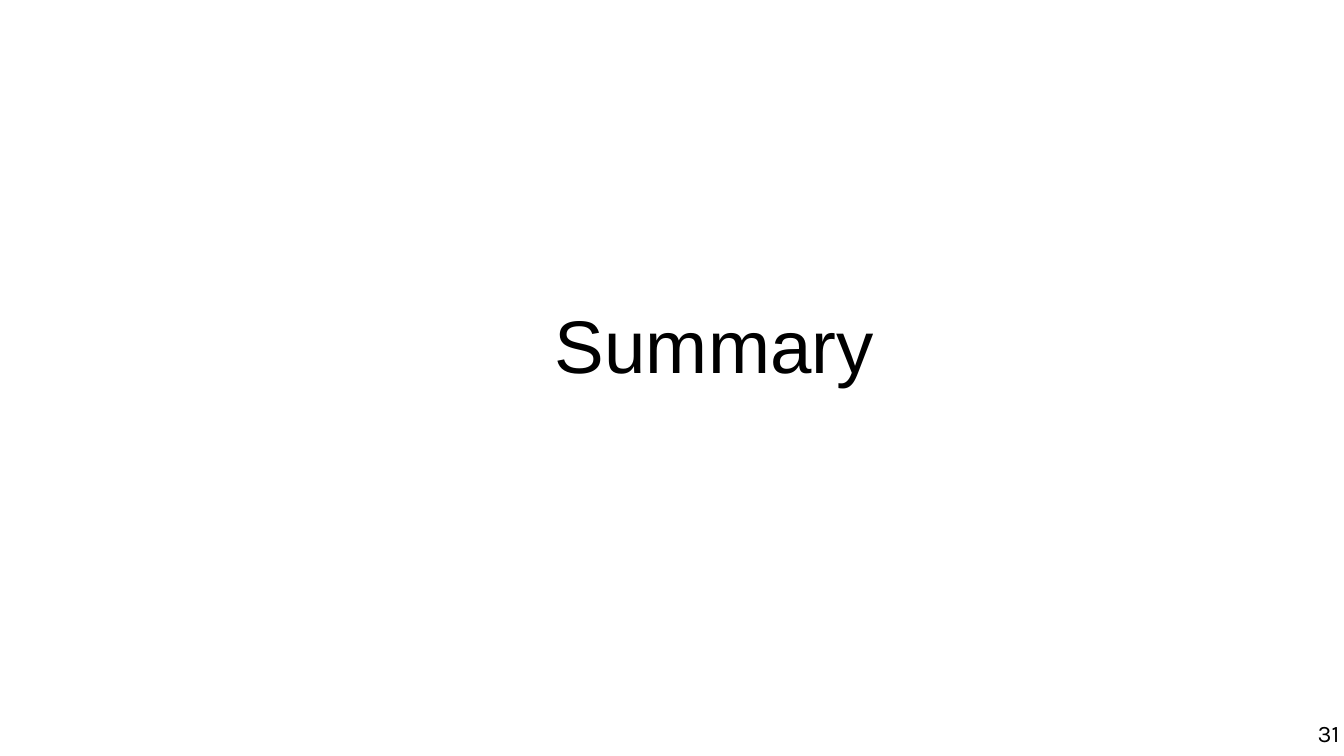
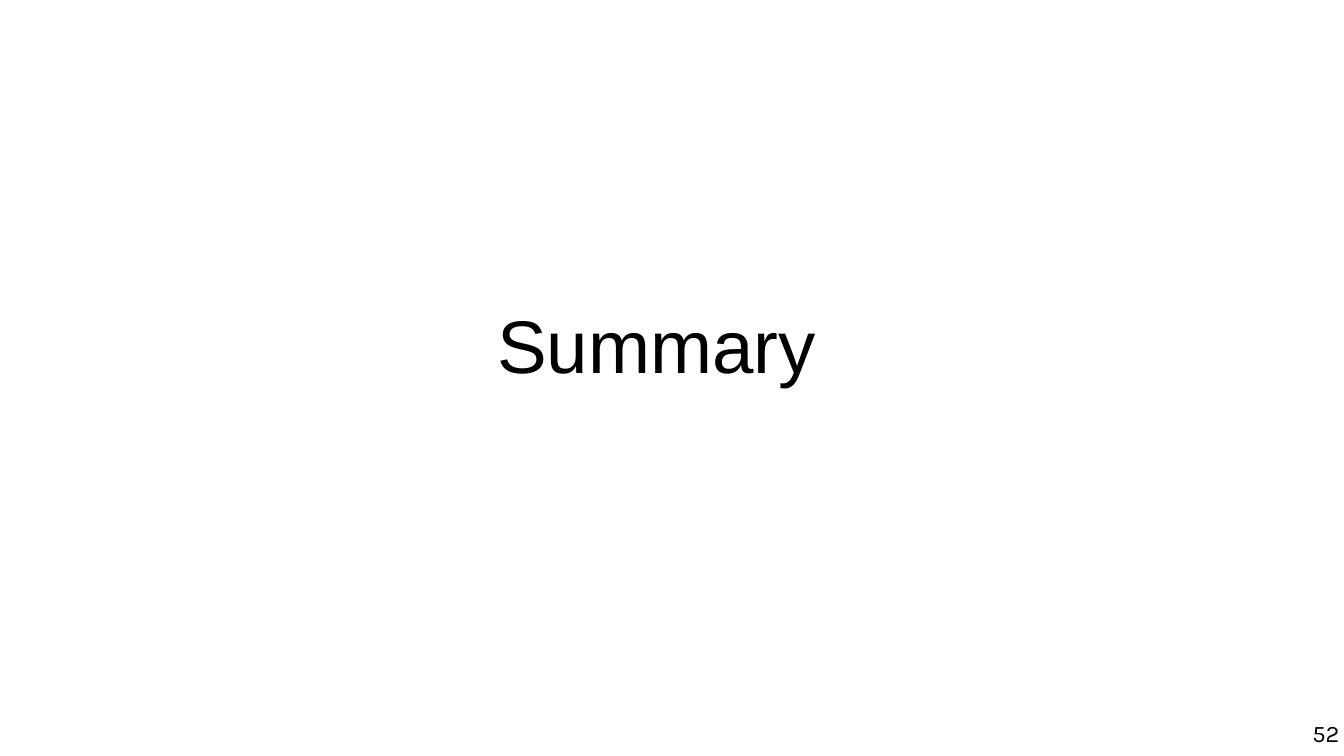
Before and after one commit to marco-calautti/data-mining-course, a slide deck: slide 52 of theory/tt09_outlier_detection.odp (slide 31 before the commit). Drawn at 1344x756 pixels with LibreOffice and Linux fonts; fonts in the diff are those of the drawing. Boxes give left, top, right and bottom in pixels: in the first picture for what was removed or moved away, otherwise in the second. Text is boxed around its words. In the diff, an @@ line names an element or a change of style, - is before the commit and + after.

```diff
--- a/theory/tt09_outlier_detection.odp
+++ b/theory/tt09_outlier_detection.odp
@@ title "Summary": place and size @@
-title "Summary" at (555, 321, 874, 387)
+title "Summary" at (497, 321, 816, 387)
@@ page number at (1312, 727, 1339, 743): text changed @@
-31
+52
```
Also in this commit, not shown: 4 other slides changed, 24 slides added, 3 slides removed.
